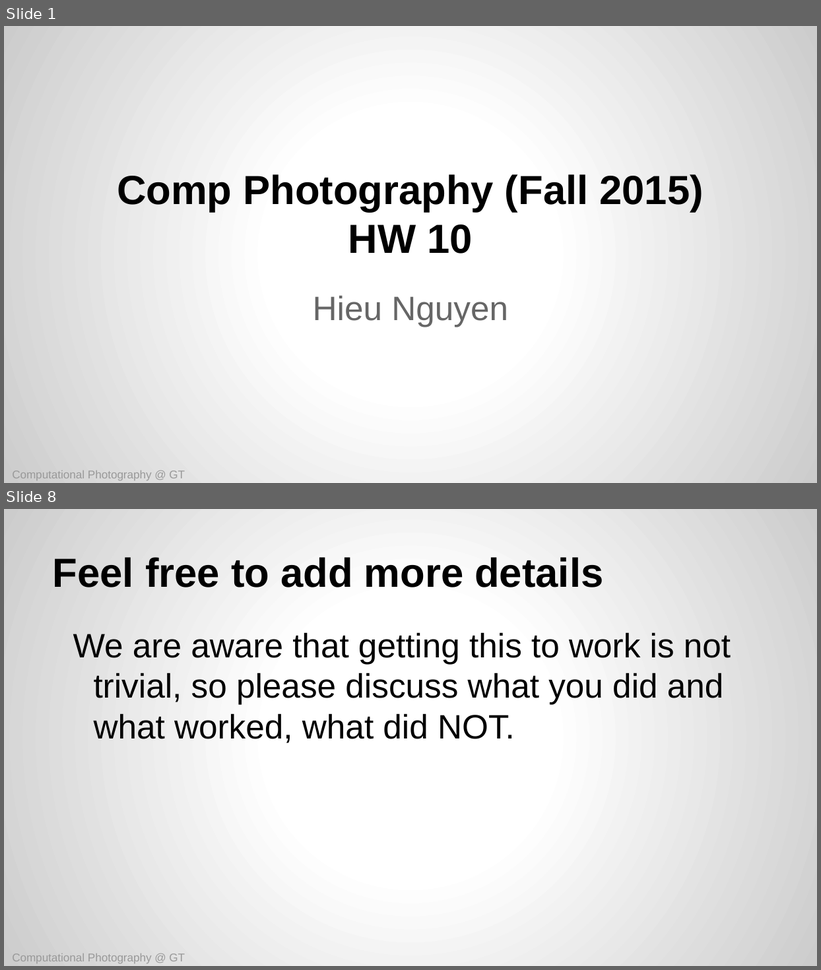
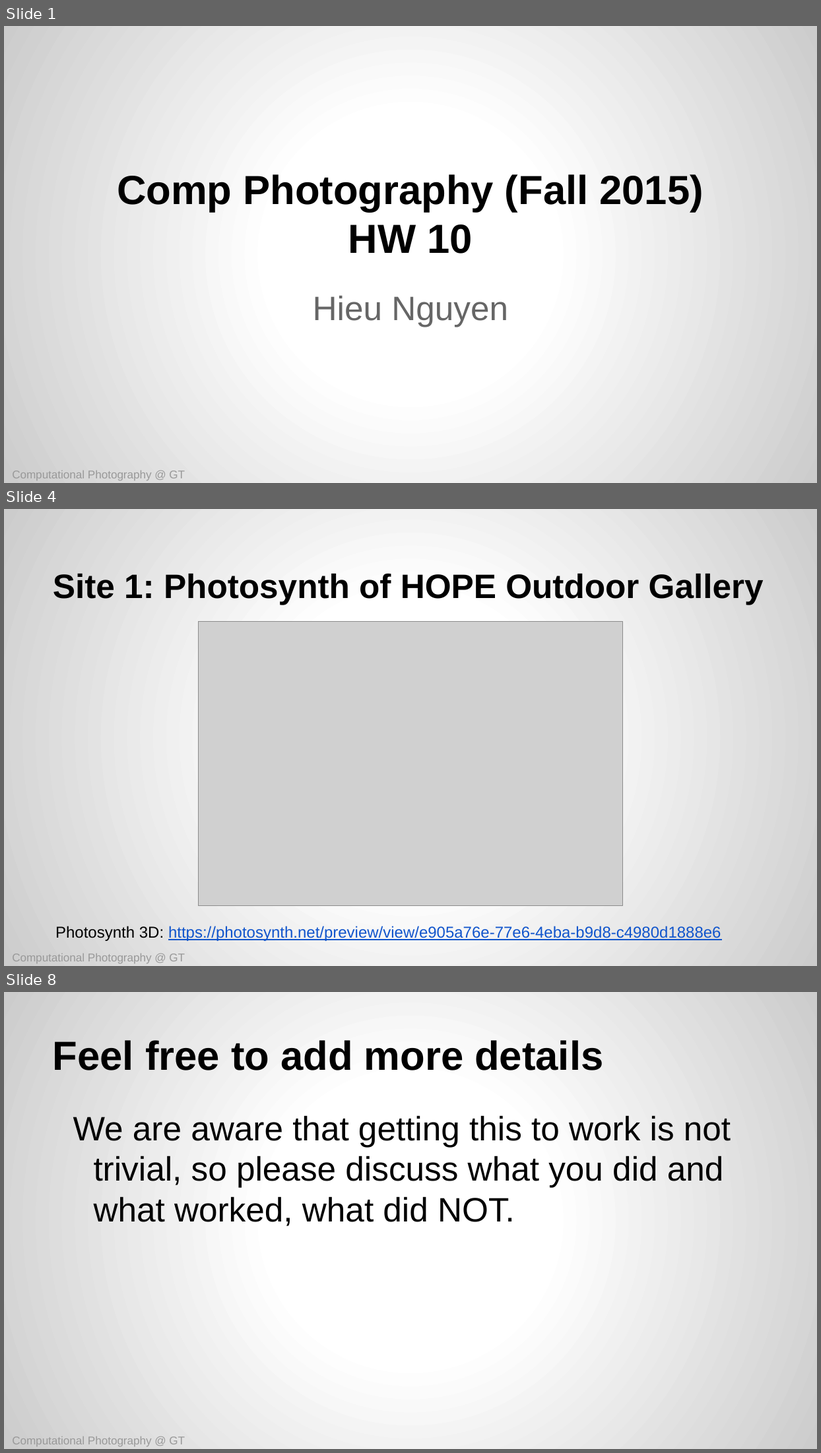
Before and after one commit to reachkrishnaraj/computational-photography, a slide deck: assignments/hw10/CompPhoto-GT-A10-Template.pptx. Shown one above the other, each under a label of ours: slides 1 and 8 before the commit, slides 1, 4 and 8 after it; the slides between them are not shown. The pictures are 821x970 and 821x1453 pixels, drawn with LibreOffice and Linux fonts; fonts in the diff are those of the drawing; grey boxes stand for pictures. Boxes give left, top, right and bottom in pixels: in the first picture for what was removed or moved away, otherwise in the second. Text is boxed around its words. In the diff, an @@ line names an element or a change of style, - is before the commit and + after.

Commit message:
Added Doug Sahm pano and HOPE photosynth to report.

```diff
--- a/assignments/hw10/CompPhoto-GT-A10-Template.pptx
+++ b/assignments/hw10/CompPhoto-GT-A10-Template.pptx
@@ slide 4 added at (4, 509, 817, 966), background gradient #FFFFFF to #CCCCCC @@
@@ title added at (53, 573, 764, 605), 30 pt, text #000000, bold @@
+Site 1: Photosynth of HOPE Outdoor Gallery
@@ picture added at (198, 622, 623, 906) @@
@@ text added at (55, 926, 721, 941), 14 pt, text #1155CC, underline @@
+Photosynth 3D: https://photosynth.net/preview/view/e905a76e-77e6-4eba-b9d8-c4980d1888e6
@@ text added at (12, 954, 185, 964), 10 pt, text #999999 @@
+Computational Photography @ GT
```
Also in this commit, not shown: 3 slides changed, 2 other slides added, 3 slides removed.
